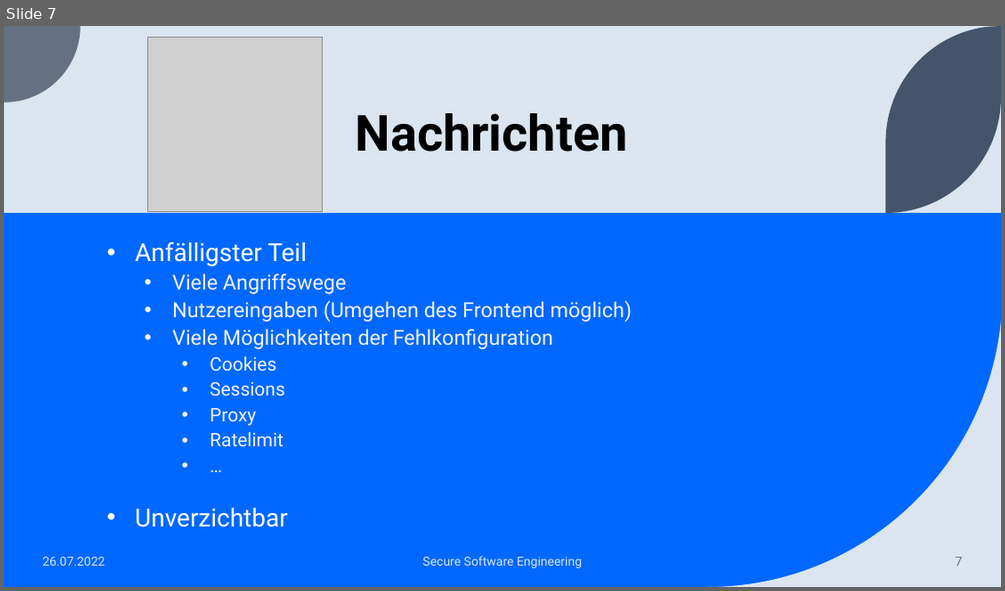
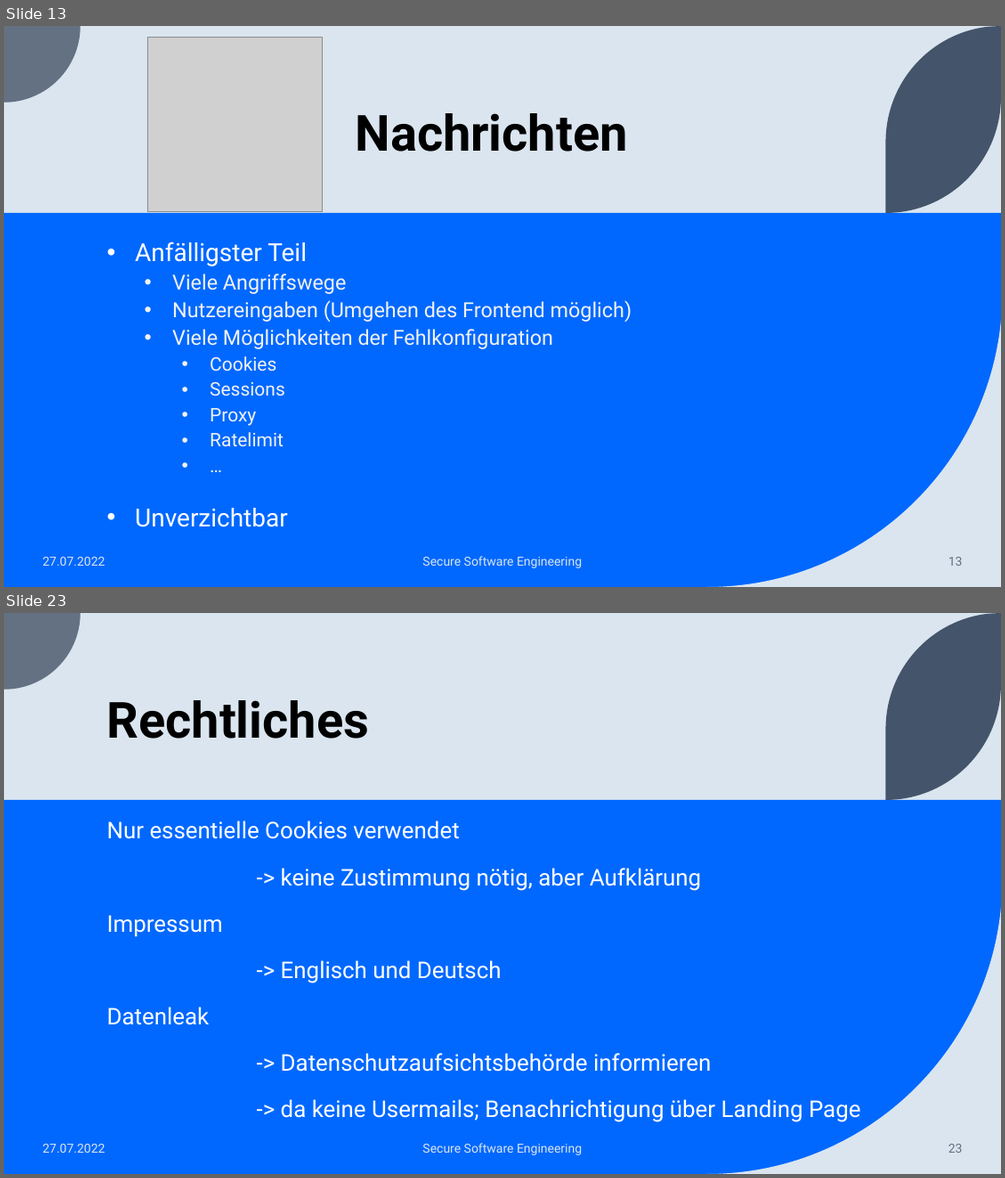
Before and after one commit to BranAndSceolan/SSE-Notes, a slide deck: documentation/Notiz-App.pptx. Shown one above the other, each under a label of ours: slide 7 before the commit, slides 13 and 23 after it; the slides between them are not shown. The pictures are 1005x591 and 1005x1178 pixels, drawn with LibreOffice and Linux fonts; fonts in the diff are those of the drawing; grey boxes stand for pictures. Boxes give left, top, right and bottom in pixels: in the first picture for what was removed or moved away, otherwise in the second. Text is boxed around its words. In the diff, an @@ line names an element or a change of style, - is before the commit and + after.

```diff
--- a/documentation/Notiz-App.pptx
+++ b/documentation/Notiz-App.pptx
@@ slide 23 added at (x1=4, y1=613, x2=1001, y2=1174), background #DAE5EF; not listed: 4 template elements that a slide beside it also shows @@
@@ title added at (x1=107, y1=700, x2=370, y2=738), 48 pt, text #000000, bold @@
+Rechtliches
@@ text added at (x1=107, y1=820, x2=861, y2=1122), 22.2 pt, text #FFFFFF @@
+Nur essentielle Cookies verwendet
+-> keine Zustimmung nötig, aber Aufklärung
+Impressum
+-> Englisch und Deutsch
+Datenleak
+-> Datenschutzaufsichtsbehörde informieren
+-> da keine Usermails; Benachrichtigung über Landing Page
@@ text added at (x1=42, y1=1143, x2=105, y2=1152), 12 pt, text #DAE5EF @@
+27.07.2022
@@ text added at (x1=422, y1=1143, x2=582, y2=1155), 12 pt, text #DAE5EF @@
+Secure Software Engineering
@@ page number added at (x1=948, y1=1143, x2=963, y2=1152), 12 pt, text #637183 @@
+23
@@ what was slide 7 is now slide 13 @@
@@ slide 13 changed as well @@
@@ text at (x1=42, y1=556, x2=105, y2=565): text changed @@
-26.07.2022
+27.07.2022
@@ page number at (x1=948, y1=556, x2=963, y2=565): text changed @@
-7
+13
```
Also in this commit, not shown: 7 other slides changed, 18 other slides added, 8 slides removed.
